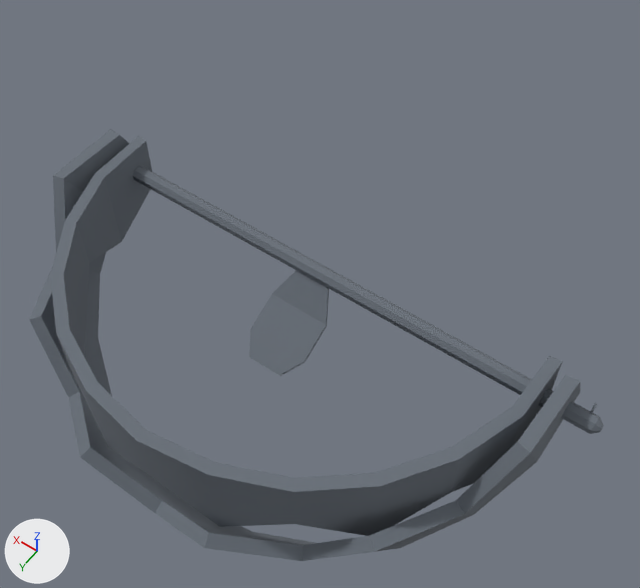
One commit to the FBX model Content/Meshes/ExportedModels/SM_ClosedBearTrap.fbx: the scene before it, then after it.
Both versions are drawn from a 50 mm lens placed at (-0.407, 0.561, 0.84), pointed at (-0.014, 0.011, -0.024). The axes (+X, +Y, +Z) are drawn at lower left. The lights are the same throughout. The picture after the commit comes second.

In view in the first picture: 'SM_ClosedBearTrap'.
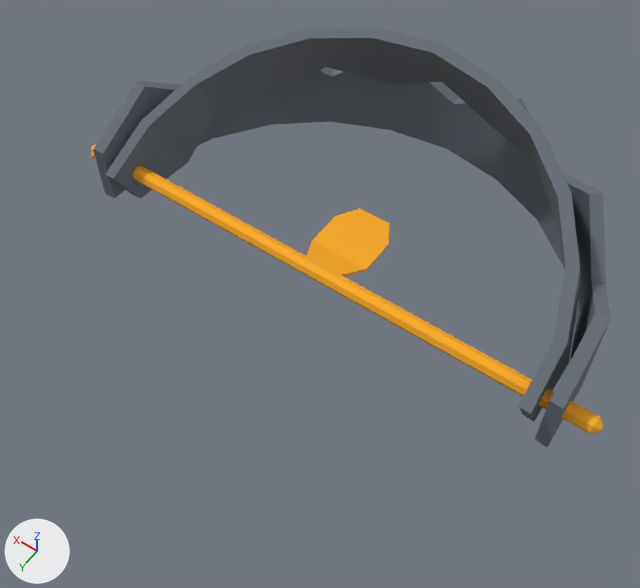
Location of each change, [x1, y1, x2, y2] in pixels of the pictures (640 x 588 px):
'SM_ClosedBearTrap', surface changed, turned: before [29, 129, 604, 561]; after [90, 27, 611, 447]
part 1 of me_cube_060, surface changed: before [133, 166, 604, 434]; after [90, 145, 603, 434]

What changed in the scene script:
```text
Change me_cube_060:
    where me_cube_060.from_pydata(...)  # 160 vertices, 150 faces; spans x -50.0..50.0, y -0.1..0.7, z -5.2..1.4
    used by ob_sm_closedbeartrap; location = (0.0, 0.0, 0.0); scale = (0.00756, 0.504, 0.0381)
    me_cube_060 part 1: texture (UV) coordinates of 50 of 150 faces, centred in x -50.0..50.0, y 0.0..0.2, z -2.1..0.4, changed; they spanned u 0.62..0.62, v 0.61..0.61 and now span u 0.04..0.04, v 0.4..0.4
Change ob_sm_closedbeartrap:
    ob_sm_closedbeartrap.rotation_euler: (0.0, 0.0, 0.0) -> (0.491, 0.0, 3.142)  # degrees (0, 0, 0) -> degrees (28, 0, 180)
```
